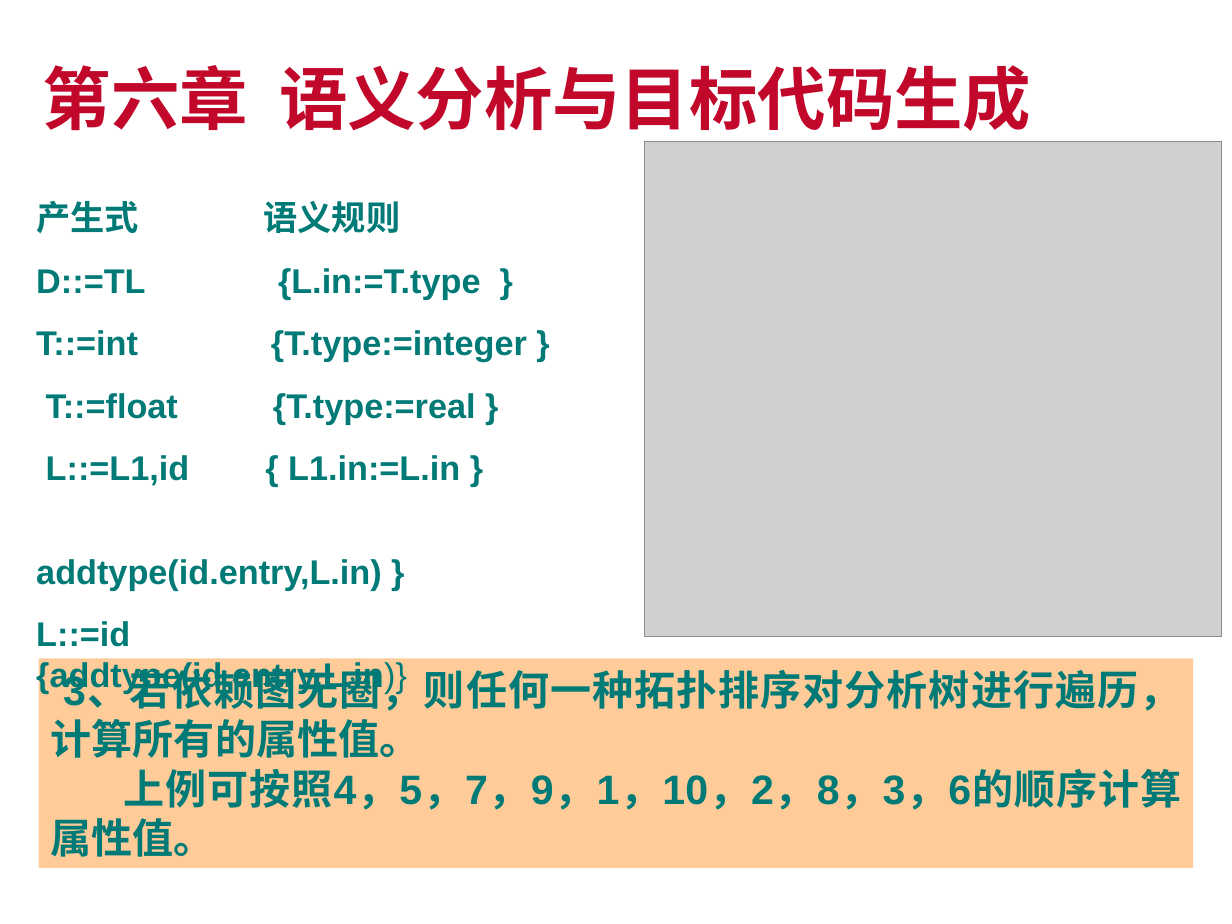
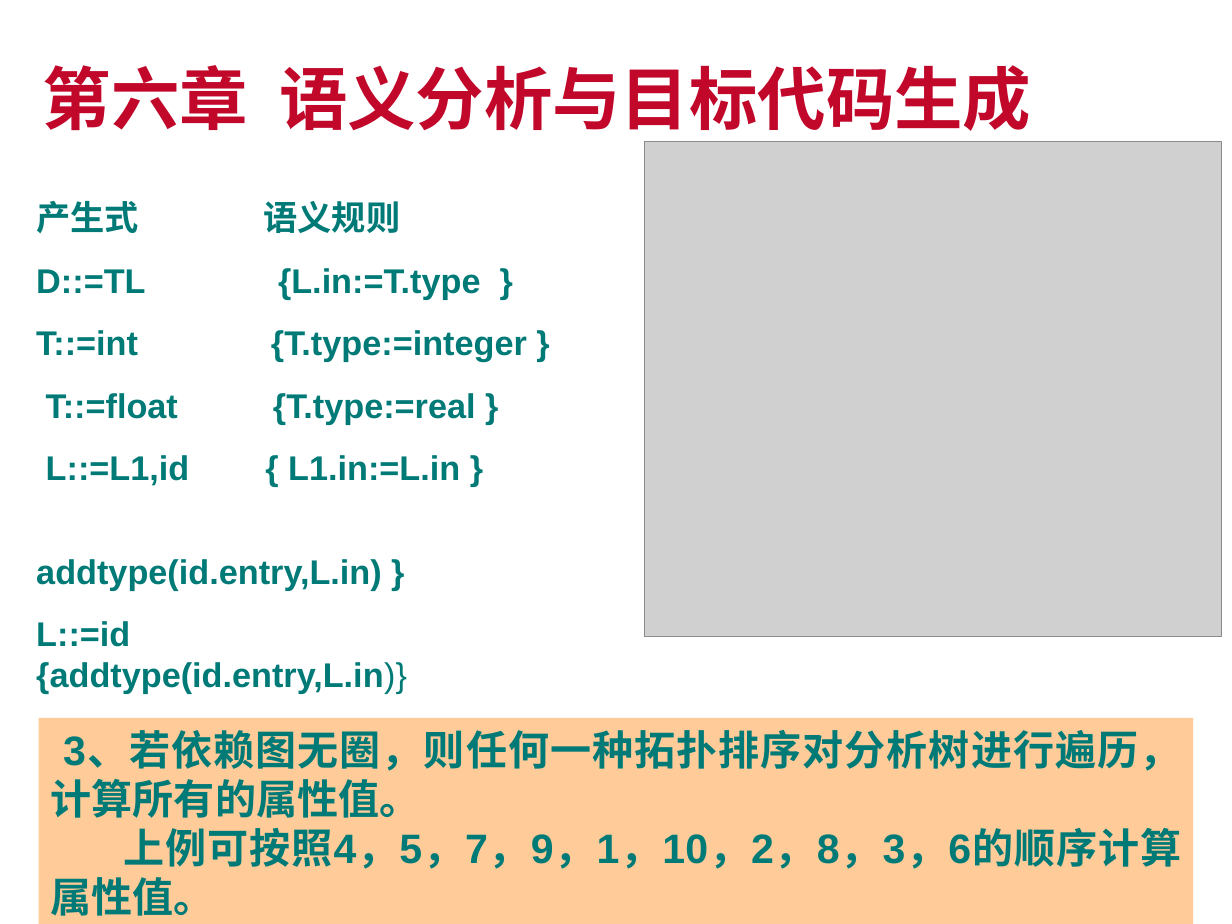
Before and after one commit to ZJWang9928/Own-Notes, a slide deck: slide 21 of 编译原理课件/ch6.ppt. Drawn at 1232x924 pixels with LibreOffice and Linux fonts; fonts in the diff are those of the drawing; grey boxes stand for pictures; background and template pictures are left out. Boxes give left, top, right and bottom in pixels: in the first picture for what was removed or moved away, otherwise in the second. Text is boxed around its words. In the diff, an @@ line names an element or a change of style, - is before the commit and + after.

```diff
--- a/编译原理课件/ch6.ppt
+++ b/编译原理课件/ch6.ppt
@@ rectangle "3、若依赖图无圈，则任何一种拓扑排序对分析树进行遍历，计算所有的属性值。": place and size @@
-rectangle "3、若依赖图无圈，则任何一种拓扑排序对分析树进行遍历，计算所有的属性值。" at box(38, 658, 1193, 867)
+rectangle "3、若依赖图无圈，则任何一种拓扑排序对分析树进行遍历，计算所有的属性值。" at box(38, 718, 1193, 924)
```
